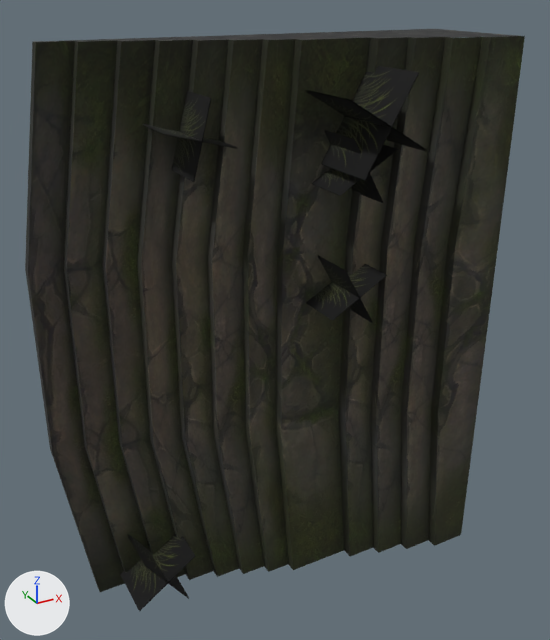
Two versions of the OBJ model sceneobjs/huodong_fuben_133/maya_yewai_32_new_louti01.obj, one commit apart.
Both versions are drawn from a 50 mm lens placed at (-256.0, -511.0, 249.0), pointed at (-2.0, -49.0, 18.0). The lights are fixed; the arrows at lower left show +X, +Y and +Z. Where no turn or scale is listed for an object, it has been applied to the vertices. Vertices at the same position are counted once.

Objects in the first picture: 'maya_yewai_32_new_louti01'.
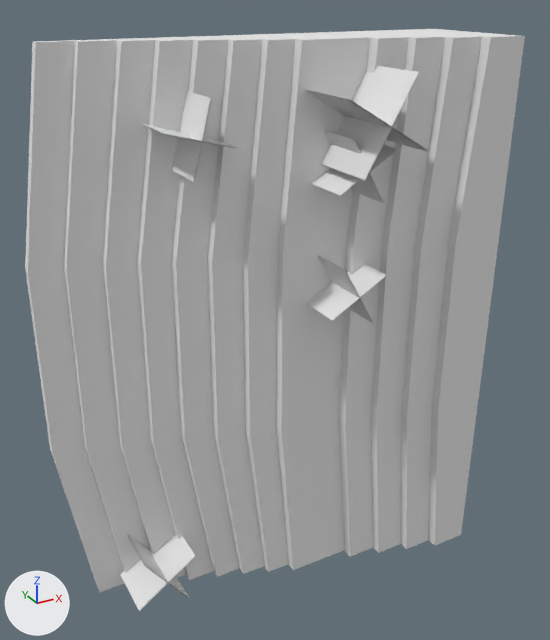
Pixel boxes (x1, y1, x2, y2) of what changed, in the pictures (550 x 640 px):
part 1 of me_maya_yewai_32_new_louti01, recoloured (black to grey): (25, 36, 525, 592) in both
part 2 of me_maya_yewai_32_new_louti01, recoloured (black to white): (120, 66, 428, 611) in both
part 3 of me_maya_yewai_32_new_louti01, recoloured (black to white): (34, 29, 518, 42) in both

The change in detail:
Material 'material_3' (mat_material_3_1) is new.
Its base color is (0.8, 0.8, 0.8) (white #e7e7e7).
Its roughness is 1.0.
Material 'material_1' (mat_material_1_1) is new.
Its base color is (0.8, 0.8, 0.8) (white #e7e7e7).
Its roughness is 1.0.
Material 'material_2' (mat_material_2_1) is new.
Its base color is (0.8, 0.8, 0.8) (white #e7e7e7).
Its roughness is 1.0.
me_maya_yewai_32_new_louti01 has 211 vertices, 236 faces and spans x -169.0..169.0, y -118.0..1.0, z -217.0..217.0.
me_maya_yewai_32_new_louti01 is used by ob_maya_yewai_32_new_louti01; location (0.0, 0.0, 0.0).
me_maya_yewai_32_new_louti01 part 1: all 144 faces that had it switch from mat_material_1 (picture img_maya_yewai_32_new_louti01_png) to mat_material_1_1 (white #e7e7e7).
me_maya_yewai_32_new_louti01 part 2: all 40 faces that had it switch from mat_material_2 (picture img_maya_yewai_32_new_wall01_11_png) to mat_material_2_1 (white #e7e7e7).
me_maya_yewai_32_new_louti01 part 3: all 52 faces that had it switch from mat_material_3 (picture img_maya_yewai_32_new_men01_04_png) to mat_material_3_1 (white #e7e7e7).
